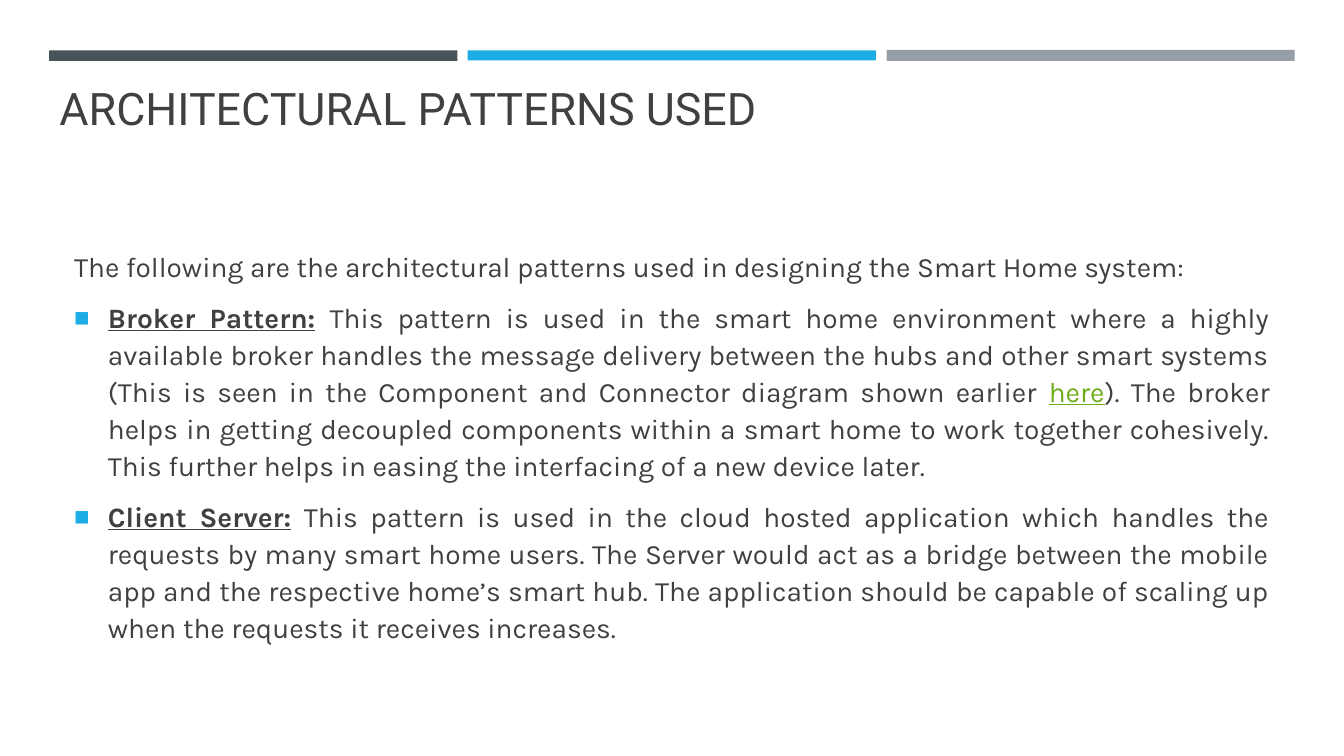
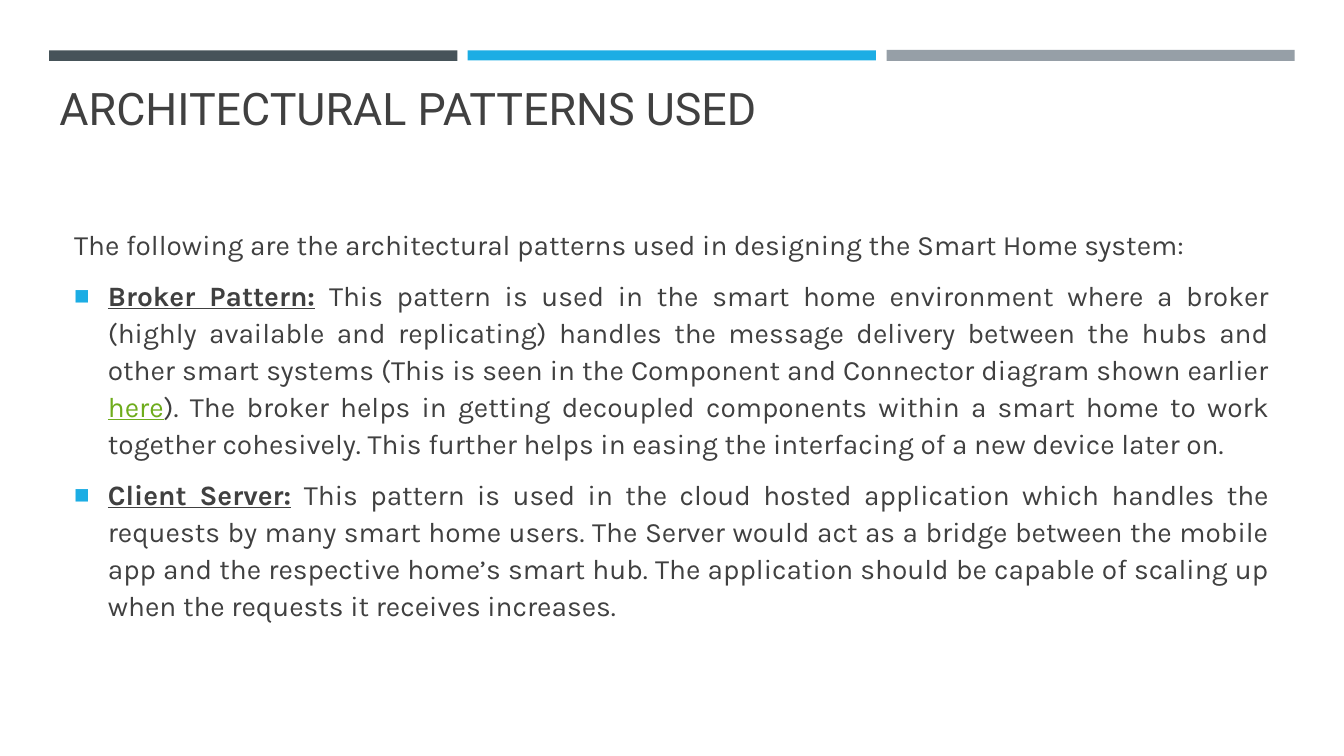
Before and after one commit to Akhilsudh/BITS-Assignment, a slide deck: slide 9 of Semester 2/Software Architecture/Assignment 2/SA-Assignment-2021MT12054.pptx. Drawn at 1344x756 pixels with LibreOffice and Linux fonts; fonts in the diff are those of the drawing. Boxes give left, top, right and bottom in pixels: in the first picture for what was removed or moved away, otherwise in the second. Text is boxed around its words. In the diff, an @@ line names an element or a change of style, - is before the commit and + after.

```diff
--- a/Semester 2/Software Architecture/Assignment 2/SA-Assignment-2021MT12054.pptx
+++ b/Semester 2/Software Architecture/Assignment 2/SA-Assignment-2021MT12054.pptx
@@ text "The following are the architectural ...": place and size @@
-text "The following are the architectural ..." at (74, 257, 1269, 645)
+text "The following are the architectural ..." at (74, 235, 1269, 623)
@@ text at (108, 286, 1269, 461): text changed @@
-■ Broker Pattern: This pattern is used in the smart home environment where a highly available broker handles the message delivery between the hubs and other smart systems (This is seen in the Component and Connector diagram shown earlier here). The broker helps in getting decoupled components within a smart home to work together cohesively. This further helps in easing the interfacing of a new device later.
+■ Broker Pattern: This pattern is used in the smart home environment where a broker (highly available and replicating) handles the message delivery between the hubs and other smart systems (This is seen in the Component and Connector diagram shown earlier here). The broker helps in getting decoupled components within a smart home to work together cohesively. This further helps in easing the interfacing of a new device later on.
```
Also in this commit, not shown: 5 other slides changed, 1 other file.
